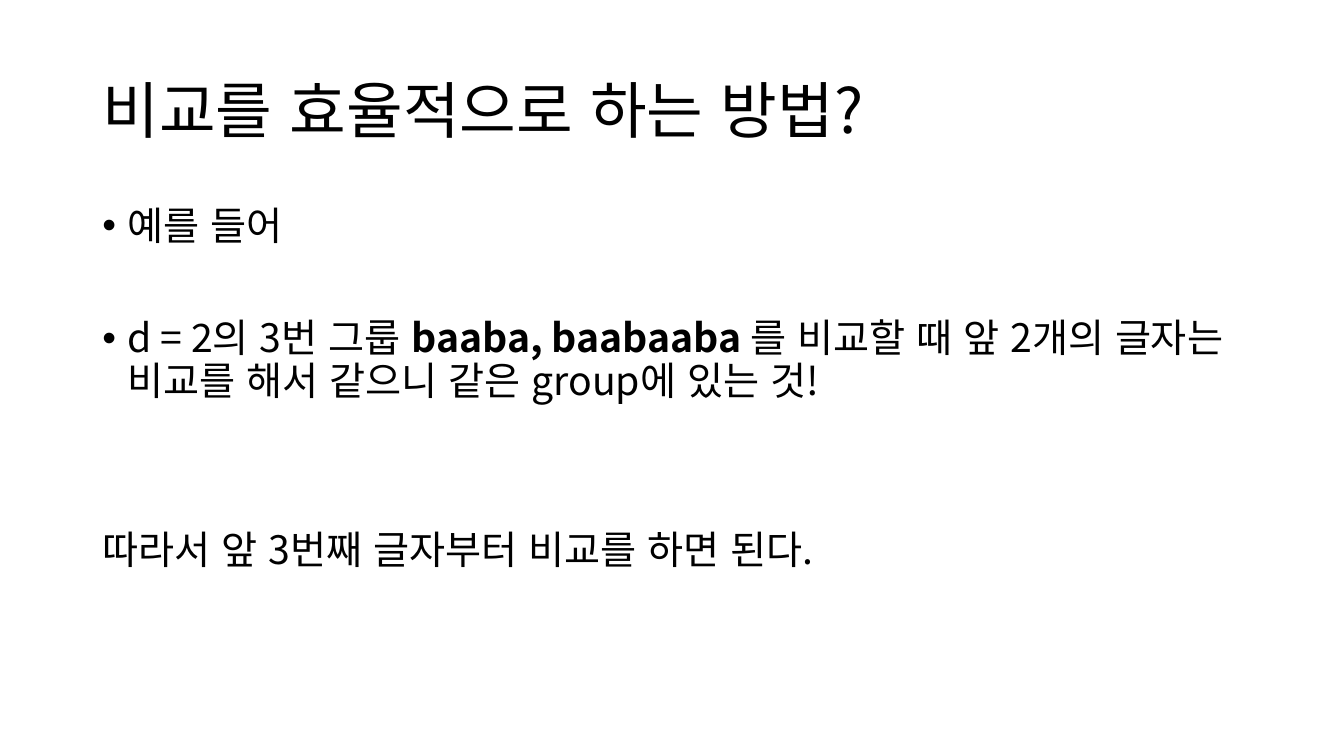
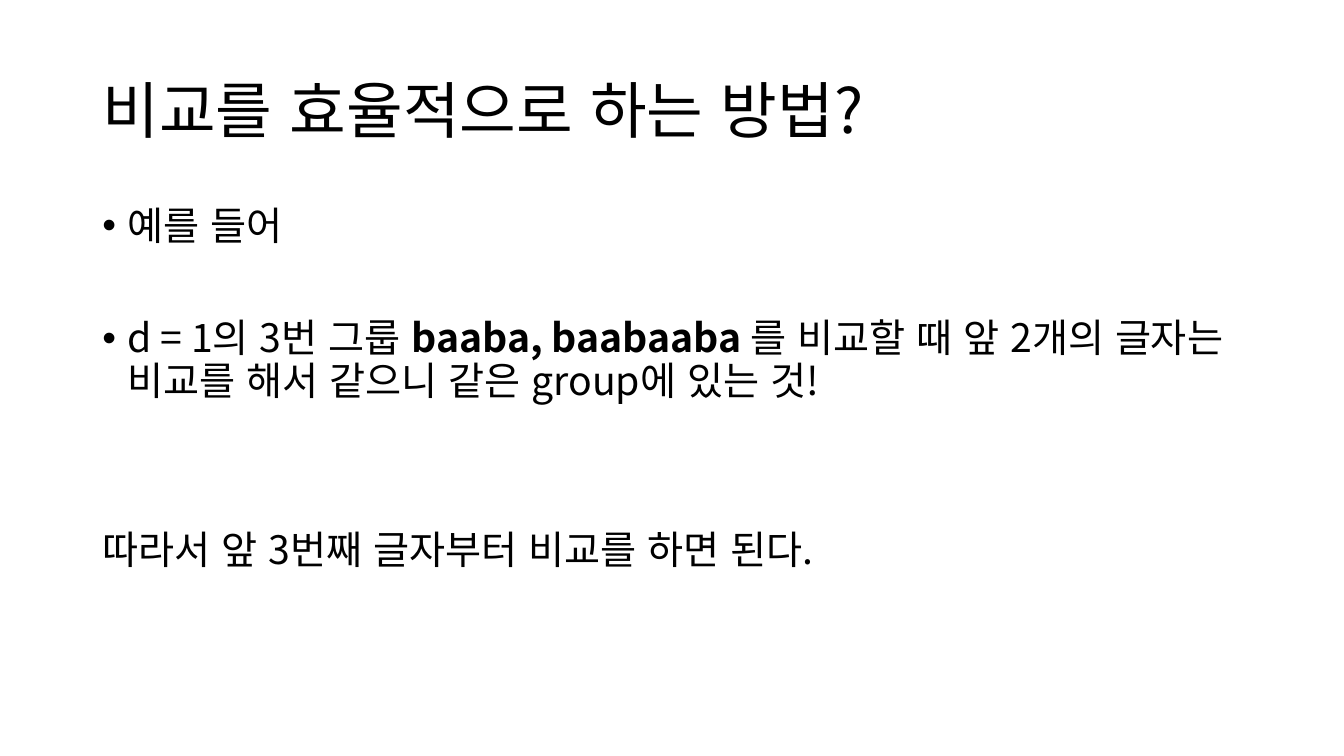
Before and after one commit to ALGOSOPT/algosopt, a slide deck: slide 10 of Chapter20/접미사배열ppt.pptx (slide 11 before the commit). Drawn at 1344x756 pixels with LibreOffice and Linux fonts; fonts in the diff are those of the drawing. Boxes give left, top, right and bottom in pixels: in the first picture for what was removed or moved away, otherwise in the second. Text is boxed around its words. In the diff, an @@ line names an element or a change of style, - is before the commit and + after.

```diff
--- a/Chapter20/접미사배열ppt.pptx
+++ b/Chapter20/접미사배열ppt.pptx
@@ text at <box>128,319,1223,405</box>: text changed @@
-• d = 2의 3번 그룹 baaba, baabaaba 를 비교할 때 앞 2개의 글자는 비교를 해서 같으니 같은 group에 있는 것!
+• d = 1의 3번 그룹 baaba, baabaaba 를 비교할 때 앞 2개의 글자는 비교를 해서 같으니 같은 group에 있는 것!
```
Also in this commit, not shown: 4 other slides changed, 9 slides added, 3 slides removed, 4 other files.
